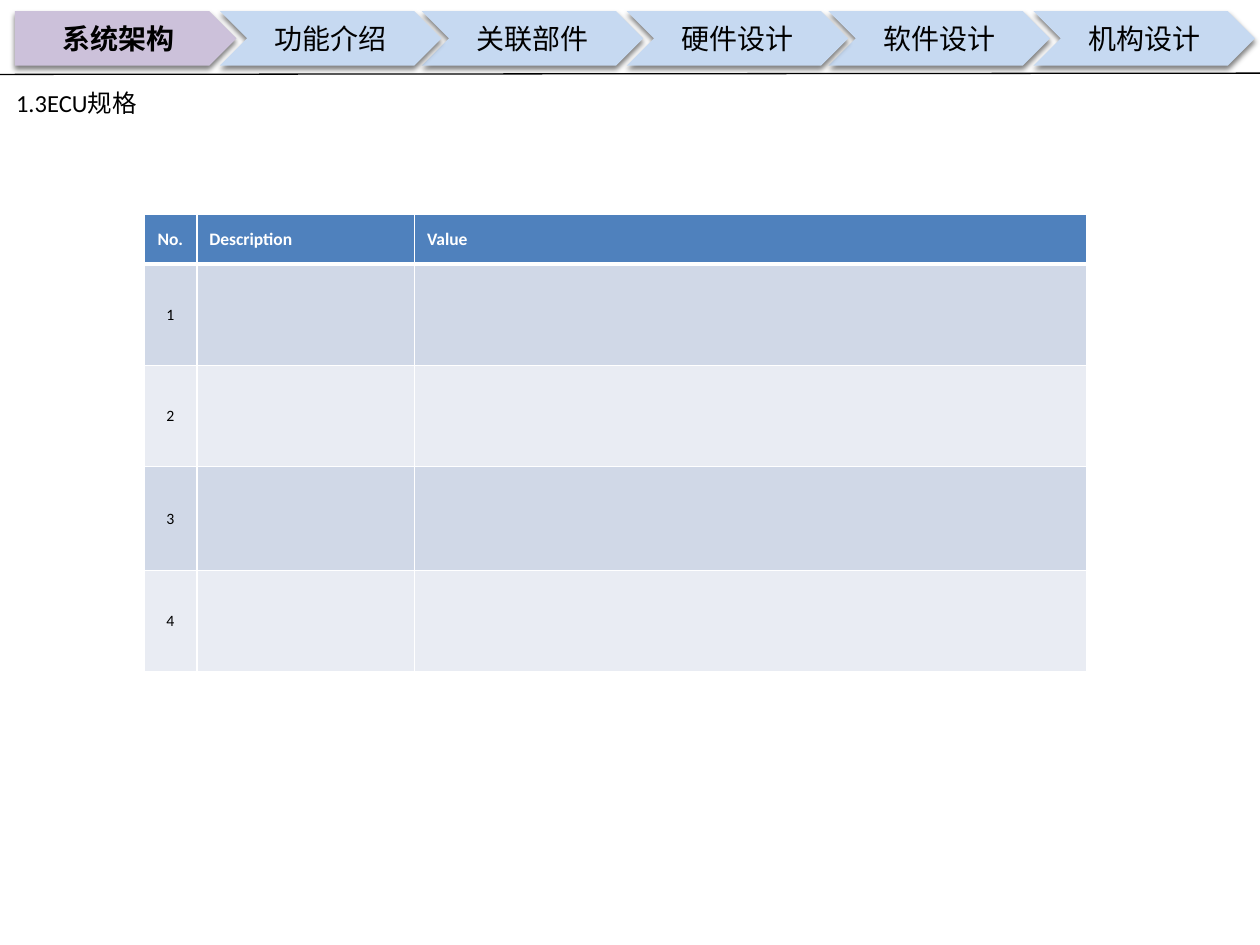
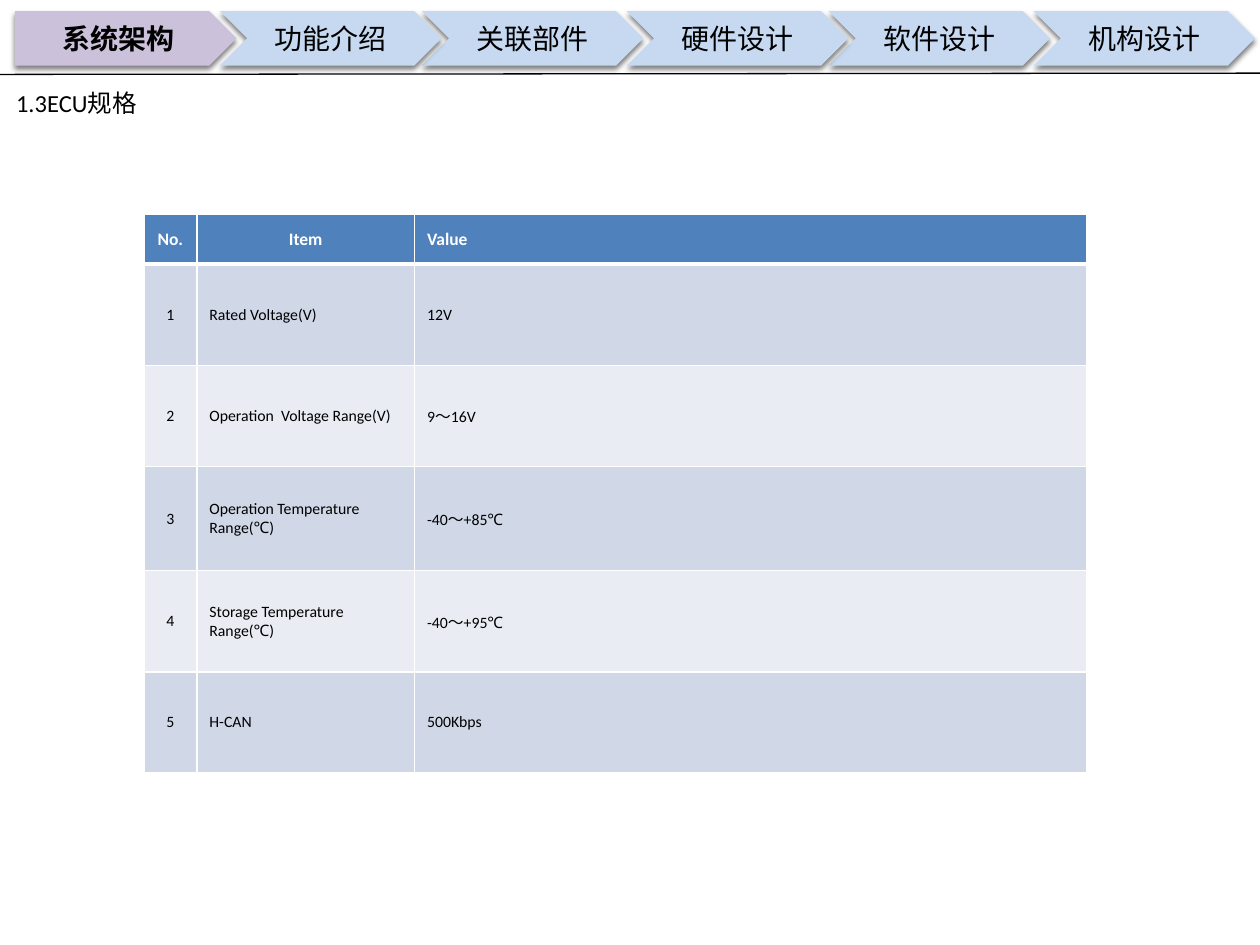
Before and after one commit to guruquan887/VAD01, a slide deck: slide 4 of 01需求分析/docs/specs/00APU设计构想书-VAD01-20180126.pptx. Drawn at 1260x945 pixels with LibreOffice and Linux fonts; fonts in the diff are those of the drawing; background and template pictures are left out. Boxes give left, top, right and bottom in pixels: in the first picture for what was removed or moved away, otherwise in the second. Text is boxed around its words. In the diff, an @@ line names an element or a change of style, - is before the commit and + after.

```diff
--- a/01需求分析/docs/specs/00APU设计构想书-VAD01-20180126.pptx
+++ b/01需求分析/docs/specs/00APU设计构想书-VAD01-20180126.pptx
@@ table at box(144, 214, 1086, 774) @@
-row 1: No. | Description | Value
-row 2: 1 |  | 
-row 3: 2 |  | 
-row 4: 3 |  | 
-row 5: 4 |  | 
+row 1: No. | Item | Value
+row 2: 1 | Rated Voltage(V) | 12V
+row 3: 2 | Operation Voltage Range(V) | 9～16V
+row 4: 3 | Operation Temperature Range(℃) | -40～+85℃
+row 5: 4 | Storage Temperature Range(℃) | -40～+95℃
+row 6: 5 | H-CAN | 500Kbps
```
Also in this commit, not shown: 2 other slides changed, 1 other file.
